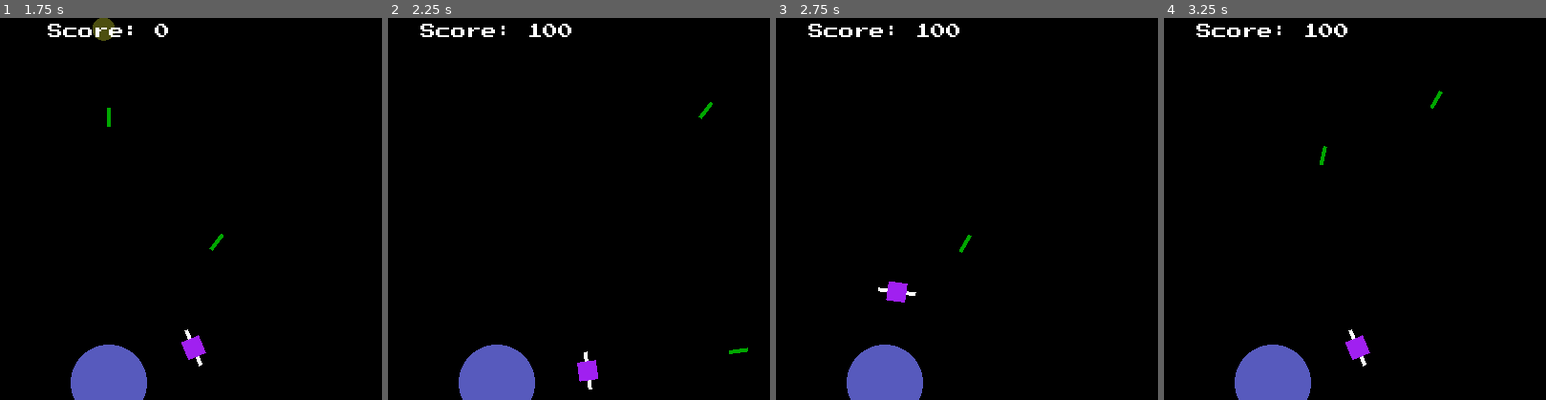
Above: before the commit, frames 1-4 (left to right).
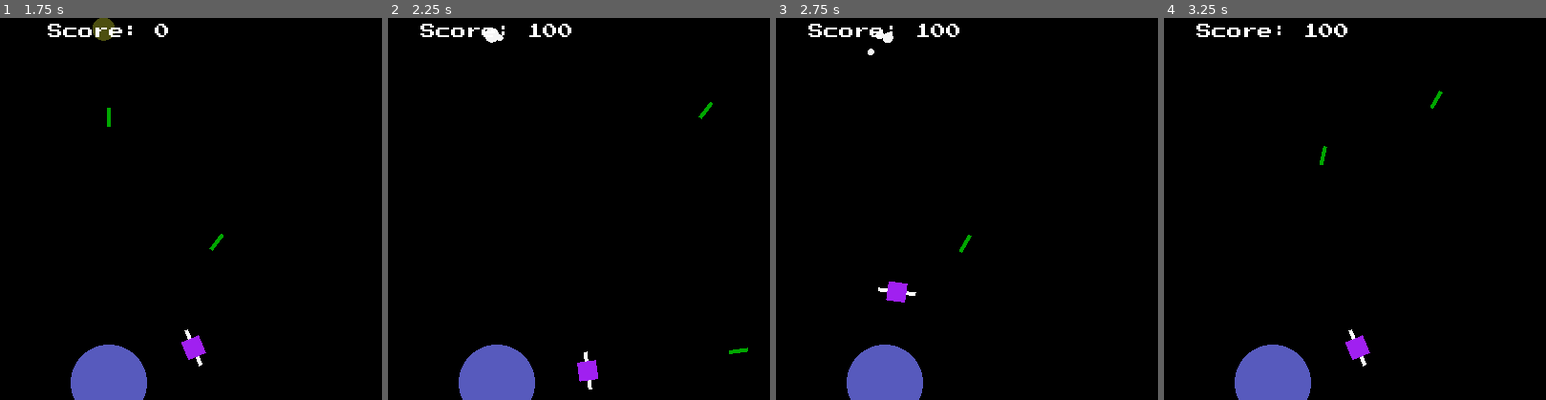
Above: after the commit, the same moments.

Repository: dan-collins-dev/orbital-defense
Game: Godot game, scene res://scenes/MainMenu.tscn
The game is run twice, just before and just after one commit, with the same random seed, the same clock (stepped at 60 frames per second) and the same inputs.
Inputs:
- Up to frame 1 (1.75 s): click "start" at 0.5 s; tap Enter (ui_accept) at 1.25, 1.35, 1.52 s; hold Right (ui_right) from 1.28 s (still down)
- Up to frame 2 (2.25 s): tap Enter (ui_accept) at 1.82, 2.1 s; release Right (ui_right) at 2.03 s; hold Left (ui_left) from 2.03 s (still down)
- Up to frame 3 (2.75 s): keep holding Left (ui_left); tap Enter (ui_accept) at 2.27, 2.57 s
- Up to frame 4 (3.25 s): release Left (ui_left) at 2.78 s; hold Right (ui_right) from 2.78 s (still down); tap Enter (ui_accept) at 2.85 s
The pictures show only the part of the screen within x 36-86%, y 2-52%; the shares and areas given below are measured in that part.

Frame 1 is identical in both runs. In frame 2, 0.1% of the frame differs, in the area x 25-31%, y 2-7%; in frame 3, 0.1%, in the area x 24-31%, y 3-10%; in frame 4, nothing differs.

Commit message:
Adding some juice to game with effects and sfx

Diff:
--- a/entities/BigAsteroid.gd
+++ b/entities/BigAsteroid.gd
@@ -2,6 +2,7 @@
 
 @warning_ignore("shadowed_global_identifier")
 var PlayerData = ReferenceManager.PlayerData
+var Explosion = preload("res://entities/Explosion.tscn")
 
 @export_group("Shape Settings")
 @export var radius: float = 6
@@ -15,13 +16,15 @@
 
 @onready var hitbox_collider: CollisionShape2D = $Hitbox/CollisionShape2D
 @onready var hurtbox_collider: CollisionShape2D = $Hurtbox/CollisionShape2D
+@onready var hit_sound: AudioStreamPlayer = $HitSound
 
 var direction: Vector2 = Vector2.ZERO
-
+var explosions_node: Node
 
 func _ready() -> void:
 	hurtbox_collider.shape.radius = radius + 2
 	hitbox_collider.shape.radius = radius
+	explosions_node = get_tree().get_root().find_child("Explosions", true, false)
 	var target = get_tree().get_root().find_child("Planet", true, false)
 	if target:
 		direction = target.global_position - global_position
@@ -38,8 +41,11 @@
 
 func take_damage(amount: int) -> void:
 	health -= amount
+	if health > 0:
+		hit_sound.play()
 	if health <= 0:
-		PlayerData.score += 100
+		PlayerData.score += score
+		spawn_explosion(global_position)
 		queue_free()
 
 
@@ -48,13 +54,24 @@
 
 		"Planet":
 			PlayerData.planet_health -= damage
+			hitbox_collider.set_deferred("disabled", true)
+			spawn_explosion(global_position)
 			queue_free()
 
 		"Satellite":
 			PlayerData.ship_health -= damage
+			hitbox_collider.set_deferred("disabled", true)
+			spawn_explosion(global_position)
 			queue_free()
 
 
 func _on_hurtbox_area_entered(area: Area2D) -> void:
 	var dmg = area.get_parent().damage
 	take_damage(dmg)
+
+
+func spawn_explosion(pos: Vector2) -> void:
+	var e = Explosion.instantiate()
+	e.rotation_degrees = randf_range(0, 360)
+	e.global_position = pos
+	explosions_node.add_child(e)
--- a/entities/BigAsteroid.tscn
+++ b/entities/BigAsteroid.tscn
@@ -1,6 +1,7 @@
-[gd_scene load_steps=4 format=3 uid="uid://yfnkw24fybev"]
+[gd_scene load_steps=5 format=3 uid="uid://yfnkw24fybev"]
 
 [ext_resource type="Script" path="res://entities/BigAsteroid.gd" id="2_lv1y7"]
+[ext_resource type="AudioStream" uid="uid://b3dex8y0rlu12" path="res://sounds/thud.wav" id="2_p3a64"]
 
 [sub_resource type="CircleShape2D" id="CircleShape2D_uidjn"]
 radius = 0.01
@@ -28,5 +29,8 @@
 shape = SubResource("CircleShape2D_lw55j")
 debug_color = Color(0.553764, 0.418272, 0.957799, 0.42)
 
+[node name="HitSound" type="AudioStreamPlayer" parent="."]
+stream = ExtResource("2_p3a64")
+
 [connection signal="area_entered" from="Hitbox" to="." method="_on_hitbox_area_entered"]
 [connection signal="area_entered" from="Hurtbox" to="." method="_on_hurtbox_area_entered"]
--- /dev/null
+++ b/entities/Cloud.gd
@@ -0,0 +1,14 @@
+extends Node2D
+
+@export var radius: float = 3
+@onready var anims: AnimationPlayer = $"../Anims"
+
+func _ready() -> void:
+	anims.play("explode")
+
+
+func _physics_process(delta: float) -> void:
+	queue_redraw()
+
+func _draw() -> void:
+	draw_circle(Vector2.ZERO, radius, Color.WHITE_SMOKE)
--- /dev/null
+++ b/entities/Cloud.tscn
@@ -0,0 +1,7 @@
+[gd_scene load_steps=2 format=3 uid="uid://cs5k13sy7awr5"]
+
+[ext_resource type="Script" path="res://entities/Cloud.gd" id="1_le822"]
+
+[node name="Cloud1" type="Node2D"]
+script = ExtResource("1_le822")
+radius = 0.0
--- /dev/null
+++ b/entities/Explosion.gd
@@ -0,0 +1,9 @@
+extends Node2D
+
+@onready var explode_sound: AudioStreamPlayer = $ExplodeSound
+
+func _ready() -> void:
+	explode_sound.play()
+
+func _on_anims_animation_finished(anim_name: StringName) -> void:
+	queue_free()
--- /dev/null
+++ b/entities/Explosion.tscn
@@ -0,0 +1,106 @@
+[gd_scene load_steps=8 format=3 uid="uid://rymmvvc0lrx6"]
+
+[ext_resource type="Script" path="res://entities/Explosion.gd" id="1_gf57o"]
+[ext_resource type="PackedScene" uid="uid://cs5k13sy7awr5" path="res://entities/Cloud.tscn" id="2_cc6f4"]
+[ext_resource type="Script" path="res://entities/Cloud.gd" id="3_l0bv5"]
+[ext_resource type="AudioStream" uid="uid://deim2bgej54ty" path="res://sounds/explode.wav" id="4_0s8ja"]
+
+[sub_resource type="Animation" id="Animation_aql66"]
+length = 0.001
+tracks/0/type = "value"
+tracks/0/imported = false
+tracks/0/enabled = true
+tracks/0/path = NodePath("Cloud2:radius")
+tracks/0/interp = 1
+tracks/0/loop_wrap = true
+tracks/0/keys = {
+"times": PackedFloat32Array(0),
+"transitions": PackedFloat32Array(1),
+"update": 0,
+"values": [0.0]
+}
+tracks/1/type = "value"
+tracks/1/imported = false
+tracks/1/enabled = true
+tracks/1/path = NodePath("Cloud3:radius")
+tracks/1/interp = 1
+tracks/1/loop_wrap = true
+tracks/1/keys = {
+"times": PackedFloat32Array(0),
+"transitions": PackedFloat32Array(1),
+"update": 0,
+"values": [1.5]
+}
+
+[sub_resource type="Animation" id="Animation_17gjf"]
+resource_name = "explode"
+tracks/0/type = "value"
+tracks/0/imported = false
+tracks/0/enabled = true
+tracks/0/path = NodePath("Cloud1:radius")
+tracks/0/interp = 1
+tracks/0/loop_wrap = true
+tracks/0/keys = {
+"times": PackedFloat32Array(0, 0.5, 1),
+"transitions": PackedFloat32Array(1, 1, 1),
+"update": 0,
+"values": [0.0, 3.0, 0.0]
+}
+tracks/1/type = "value"
+tracks/1/imported = false
+tracks/1/enabled = true
+tracks/1/path = NodePath("Cloud2:radius")
+tracks/1/interp = 1
+tracks/1/loop_wrap = true
+tracks/1/keys = {
+"times": PackedFloat32Array(0.2, 0.6, 1),
+"transitions": PackedFloat32Array(1, 1, 1),
+"update": 0,
+"values": [0.0, 3.0, 0.0]
+}
+tracks/2/type = "value"
+tracks/2/imported = false
+tracks/2/enabled = true
+tracks/2/path = NodePath("Cloud3:radius")
+tracks/2/interp = 1
+tracks/2/loop_wrap = true
+tracks/2/keys = {
+"times": PackedFloat32Array(0.7, 0.9, 1),
+"transitions": PackedFloat32Array(1, 1, 1),
+"update": 0,
+"values": [0.0, 1.5, 0.0]
+}
+
+[sub_resource type="AnimationLibrary" id="AnimationLibrary_sfio4"]
+_data = {
+"RESET": SubResource("Animation_aql66"),
+"explode": SubResource("Animation_17gjf")
+}
+
+[node name="Explosion" type="Node2D"]
+script = ExtResource("1_gf57o")
+
+[node name="Camera2D" type="Camera2D" parent="."]
+
+[node name="Cloud1" parent="." instance=ExtResource("2_cc6f4")]
+
+[node name="Cloud2" type="Node2D" parent="."]
+position = Vector2(-2, -1)
+script = ExtResource("3_l0bv5")
+radius = 0.0
+
+[node name="Cloud3" type="Node2D" parent="."]
+position = Vector2(3, -4)
+script = ExtResource("3_l0bv5")
+radius = 1.5
+
+[node name="Anims" type="AnimationPlayer" parent="."]
+libraries = {
+"": SubResource("AnimationLibrary_sfio4")
+}
+
+[node name="ExplodeSound" type="AudioStreamPlayer" parent="."]
+stream = ExtResource("4_0s8ja")
+pitch_scale = 0.56
+
+[connection signal="animation_finished" from="Anims" to="." method="_on_anims_animation_finished"]
--- a/entities/OrbitalDefense.gd
+++ b/entities/OrbitalDefense.gd
@@ -6,6 +6,7 @@
 
 @onready var muzzle: Node2D = $Satellite/Muzzle
 @onready var cool_down_timer: Timer = $CoolDownTimer
+@onready var laser_sound: AudioStreamPlayer = $LaserSound
 
 @export var move_speed: float = 200.0
 var can_fire: bool = true
@@ -19,6 +20,7 @@
 
 	if Input.is_action_just_pressed("ui_accept"):
 		if can_fire:
+			laser_sound.play()
 			can_fire = false
 			cool_down_timer.start()
 			var p = Projectile.instantiate()
--- a/entities/OrbitalDefense.tscn
+++ b/entities/OrbitalDefense.tscn
@@ -1,7 +1,8 @@
-[gd_scene load_steps=3 format=3 uid="uid://cieuyrs086fl"]
+[gd_scene load_steps=4 format=3 uid="uid://cieuyrs086fl"]
 
 [ext_resource type="Script" path="res://entities/OrbitalDefense.gd" id="1_cfbjn"]
 [ext_resource type="PackedScene" uid="uid://bhrlgyree6pp8" path="res://entities/Satellite.tscn" id="1_r877c"]
+[ext_resource type="AudioStream" uid="uid://b8480d07dchtk" path="res://sounds/laser.wav" id="3_uvqhy"]
 
 [node name="OrbitalDefense" type="Node2D" groups=["entities"]]
 script = ExtResource("1_cfbjn")
@@ -15,6 +16,9 @@
 wait_time = 0.25
 one_shot = true
 
+[node name="LaserSound" type="AudioStreamPlayer" parent="."]
+stream = ExtResource("3_uvqhy")
+
 [connection signal="timeout" from="CoolDownTimer" to="." method="_on_cool_down_timer_timeout"]
 
 [editable path="Satellite"]
--- a/entities/Projectile.gd
+++ b/entities/Projectile.gd
@@ -10,6 +10,7 @@
 @export var speed: float = 3.0
 
 @onready var hitbox: Area2D = $Hitbox
+@onready var laser_sound: AudioStreamPlayer = $LaserSound
 
 var direction = Vector2(1, 1)
 
--- a/entities/SmallAsteroid.gd
+++ b/entities/SmallAsteroid.gd
@@ -2,6 +2,8 @@
 
 @warning_ignore("shadowed_global_identifier")
 var PlayerData = ReferenceManager.PlayerData
+
+var Explosion = preload("res://entities/Explosion.tscn")
 
 @export_group("Shape Settings")
 @export var radius: float = 3
@@ -16,12 +18,14 @@
 @onready var hitbox_collider: CollisionShape2D = $Hitbox/CollisionShape2D
 @onready var hurtbox_collider: CollisionShape2D = $Hurtbox/CollisionShape2D
 
+var explosions_node: Node
 var direction: Vector2 = Vector2.ZERO
 
 
 func _ready() -> void:
 	hurtbox_collider.shape.radius = radius + 2
 	hitbox_collider.shape.radius = radius
+	explosions_node = get_tree().get_root().find_child("Explosions", true, false)
 	var target = get_tree().get_root().find_child("Planet", true, false)
 	if target:
 		direction = target.global_position - global_position
@@ -38,7 +42,8 @@
 func take_damage(amount: int) -> void:
 	health -= amount
 	if health <= 0:
-		PlayerData.score += 100
+		PlayerData.score += score
+		spawn_explosion(global_position)
 		queue_free()
 
 
@@ -47,13 +52,24 @@
 
 		"Planet":
 			PlayerData.planet_health -= damage
+			hitbox_collider.set_deferred("disabled", true)
+			spawn_explosion(global_position)
 			queue_free()
 
 		"Satellite":
 			PlayerData.ship_health -= damage
+			hitbox_collider.set_deferred("disabled", true)
+			spawn_explosion(global_position)
 			queue_free()
 
 
 func _on_hurtbox_area_entered(area: Area2D) -> void:
 	var dmg = area.get_parent().damage
 	take_damage(dmg)
+
+
+func spawn_explosion(pos: Vector2) -> void:
+	var e = Explosion.instantiate()
+	e.rotation_degrees = randf_range(0, 360)
+	e.global_position = pos
+	explosions_node.add_child(e)
--- /dev/null
+++ b/entities/SmallExplosion.tscn
@@ -0,0 +1,102 @@
+[gd_scene load_steps=7 format=3 uid="uid://utidovs28oa8"]
+
+[ext_resource type="Script" path="res://entities/Explosion.gd" id="1_dbvgi"]
+[ext_resource type="PackedScene" uid="uid://cs5k13sy7awr5" path="res://entities/Cloud.tscn" id="2_86vke"]
+[ext_resource type="AudioStream" uid="uid://deim2bgej54ty" path="res://sounds/explode.wav" id="3_1c4b6"]
+
+[sub_resource type="Animation" id="Animation_aql66"]
+length = 0.001
+tracks/0/type = "value"
+tracks/0/imported = false
+tracks/0/enabled = true
+tracks/0/path = NodePath("Cloud2:radius")
+tracks/0/interp = 1
+tracks/0/loop_wrap = true
+tracks/0/keys = {
+"times": PackedFloat32Array(0),
+"transitions": PackedFloat32Array(1),
+"update": 0,
+"values": [0.0]
+}
+tracks/1/type = "value"
+tracks/1/imported = false
+tracks/1/enabled = true
+tracks/1/path = NodePath("Cloud3:radius")
+tracks/1/interp = 1
+tracks/1/loop_wrap = true
+tracks/1/keys = {
+"times": PackedFloat32Array(0),
+"transitions": PackedFloat32Array(1),
+"update": 0,
+"values": [1.5]
+}
+
+[sub_resource type="Animation" id="Animation_17gjf"]
+resource_name = "explode"
+tracks/0/type = "value"
+tracks/0/imported = false
+tracks/0/enabled = true
+tracks/0/path = NodePath("Cloud1:radius")
+tracks/0/interp = 1
+tracks/0/loop_wrap = true
+tracks/0/keys = {
+"times": PackedFloat32Array(0, 0.5, 1),
+"transitions": PackedFloat32Array(1, 1, 1),
+"update": 0,
+"values": [0.0, 3.0, 0.0]
+}
+tracks/1/type = "value"
+tracks/1/imported = false
+tracks/1/enabled = true
+tracks/1/path = NodePath("Cloud2:radius")
+tracks/1/interp = 1
+tracks/1/loop_wrap = true
+tracks/1/keys = {
+"times": PackedFloat32Array(0.2, 0.6, 1),
+"transitions": PackedFloat32Array(1, 1, 1),
+"update": 0,
+"values": [0.0, 3.0, 0.0]
+}
+tracks/2/type = "value"
+tracks/2/imported = false
+tracks/2/enabled = true
+tracks/2/path = NodePath("Cloud3:radius")
+tracks/2/interp = 1
+tracks/2/loop_wrap = true
+tracks/2/keys = {
+"times": PackedFloat32Array(0.7, 0.9, 1),
+"transitions": PackedFloat32Array(1, 1, 1),
+"update": 0,
+"values": [0.0, 1.5, 0.0]
+}
+
+[sub_resource type="AnimationLibrary" id="AnimationLibrary_sfio4"]
+_data = {
+"RESET": SubResource("Animation_aql66"),
+"explode": SubResource("Animation_17gjf")
+}
+
+[node name="SmallExplosion" type="Node2D"]
+script = ExtResource("1_dbvgi")
+
+[node name="Camera2D" type="Camera2D" parent="."]
+
+[node name="Cloud1" parent="." instance=ExtResource("2_86vke")]
+
+[node name="Cloud2" parent="." instance=ExtResource("2_86vke")]
+position = Vector2(-2, 1)
+
+[node name="Cloud3" parent="." instance=ExtResource("2_86vke")]
+position = Vector2(1, -1)
+radius = 1.5
+
+[node name="Anims" type="AnimationPlayer" parent="."]
+libraries = {
+"": SubResource("AnimationLibrary_sfio4")
+}
+
+[node name="ExplodeSound" type="AudioStreamPlayer" parent="."]
+stream = ExtResource("3_1c4b6")
+pitch_scale = 0.56
+
+[connection signal="animation_finished" from="Anims" to="." method="_on_anims_animation_finished"]
--- a/scenes/GameOver.gd
+++ b/scenes/GameOver.gd
@@ -1,10 +1,12 @@
 extends Control
 
+@warning_ignore("shadowed_global_identifier")
 var PlayerData = ReferenceManager.PlayerData
 
 @onready var title: Label = $Title
 @onready var score: Label = $Score
 @onready var line_edit: LineEdit = $LineEdit
+@onready var text_sound: AudioStreamPlayer = $TextSound
 
 func _ready() -> void:
 	get_tree().paused = false
@@ -15,5 +17,8 @@
 
 func _on_line_edit_text_submitted(new_text: String) -> void:
 	PlayerData.player_name = new_text
+	get_tree().change_scene_to_file("res://scenes/Hiscores.tscn")
 
-	get_tree().change_scene_to_file("res://scenes/Hiscores.tscn")
+
+func _on_line_edit_text_changed(new_text: String) -> void:
+	text_sound.play()
--- a/scenes/GameOver.tscn
+++ b/scenes/GameOver.tscn
@@ -1,7 +1,8 @@
-[gd_scene load_steps=5 format=3 uid="uid://bbmna6epiwfp"]
+[gd_scene load_steps=6 format=3 uid="uid://bbmna6epiwfp"]
 
 [ext_resource type="Script" path="res://scenes/GameOver.gd" id="1_1h0ke"]
 [ext_resource type="FontFile" uid="uid://cukbh76vmlrwj" path="res://fonts/PressStart2P-Regular.ttf" id="1_tfi4j"]
+[ext_resource type="AudioStream" uid="uid://dy7fnk3bd5ojk" path="res://sounds/blip.wav" id="3_51vvk"]
 
 [sub_resource type="StyleBoxEmpty" id="StyleBoxEmpty_grlhd"]
 
@@ -81,4 +82,8 @@
 max_length = 15
 caret_blink = true
 
+[node name="TextSound" type="AudioStreamPlayer" parent="."]
+stream = ExtResource("3_51vvk")
+
+[connection signal="text_changed" from="LineEdit" to="." method="_on_line_edit_text_changed"]
 [connection signal="text_submitted" from="LineEdit" to="." method="_on_line_edit_text_submitted"]
--- a/scenes/Hiscores.gd
+++ b/scenes/Hiscores.gd
@@ -3,6 +3,7 @@
 var ScoreRow = preload("res://scenes/ui-components/ScoreRow.tscn")
 @onready var score_container: VBoxContainer = $ScoreContainer
 
+@warning_ignore("shadowed_global_identifier")
 var PlayerData = ReferenceManager.PlayerData
 
 var score_data: Dictionary
@@ -11,7 +12,7 @@
 func _ready() -> void:
 	if RequestManager.id != "":
 		RequestManager.connect("request_complete", _on_request_complete)
-		await RequestManager.post_hiscore(PlayerData.player_name, PlayerData.score)
+		RequestManager.post_hiscore(PlayerData.player_name, PlayerData.score)
 
 
 func _on_request_complete(data: Array, rank: int) -> void:
--- a/scenes/World.tscn
+++ b/scenes/World.tscn
@@ -35,6 +35,10 @@
 
 [node name="Asteroids" type="Node" parent="."]
 
+[node name="Projectiles" type="Node" parent="."]
+
+[node name="Explosions" type="Node" parent="."]
+
 [editable path="Planet"]
 [editable path="OrbitalDefense"]
 [editable path="OrbitalDefense/Satellite"]
--- a/utils/RequestManager.gd
+++ b/utils/RequestManager.gd
@@ -12,7 +12,6 @@
 	var http_request = HTTPRequest.new()
 	add_child(http_request)
 	http_request.request_completed.connect(self._on_get_request_completed)
-
 	var error = http_request.request("http://localhost:6500/api/scores/%s" % [id])
 	if error != OK:
 		push_error("An error occurred in the HTTP request.")
Not shown, added: sounds/blip.wav.import
Not shown, added: sounds/explode.wav.import
Not shown, added: sounds/laser.wav.import
Not shown, added: sounds/thud.wav.import
Not shown, added: sounds/uncut-blip.wav.import
Not shown, added: sounds/uncut-explosion.wav.import
Not shown, added: sounds/uncut-laser.wav.import
Not shown, added: sounds/uncut-thud.wav.import
Not shown, added: sounds/blip.wav
Not shown, added: sounds/explode.wav
Not shown, added: sounds/laser.wav
Not shown, added: sounds/thud.wav
(and 4 more such lines)
